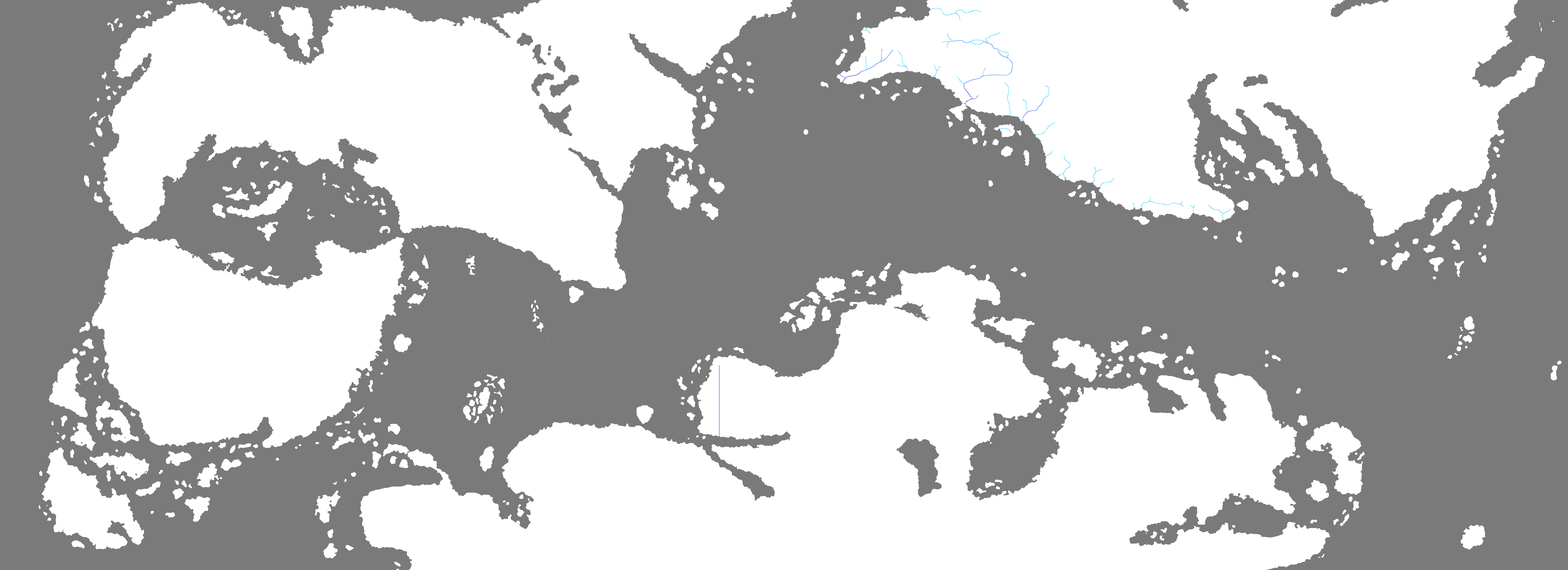
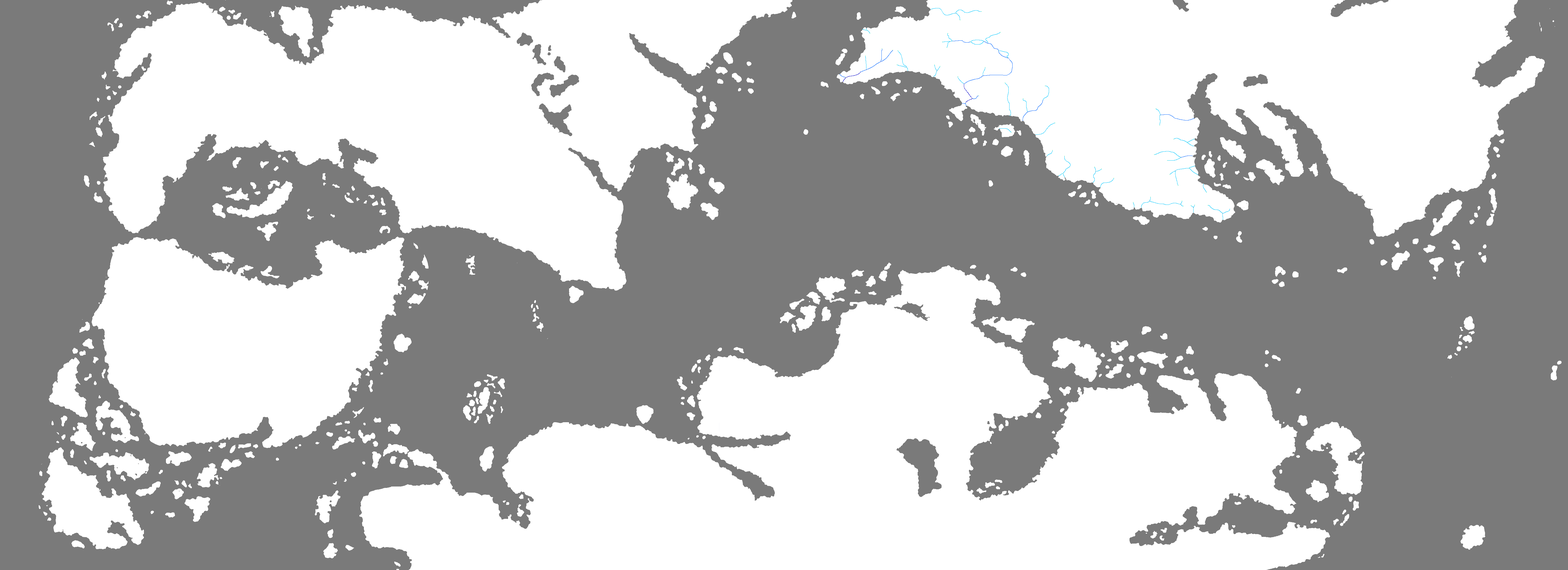
Layer changes from the first 1568 × 570 image to the second:
painted on "Layer" over (x1=719, y1=108, x2=1207, y2=437)
